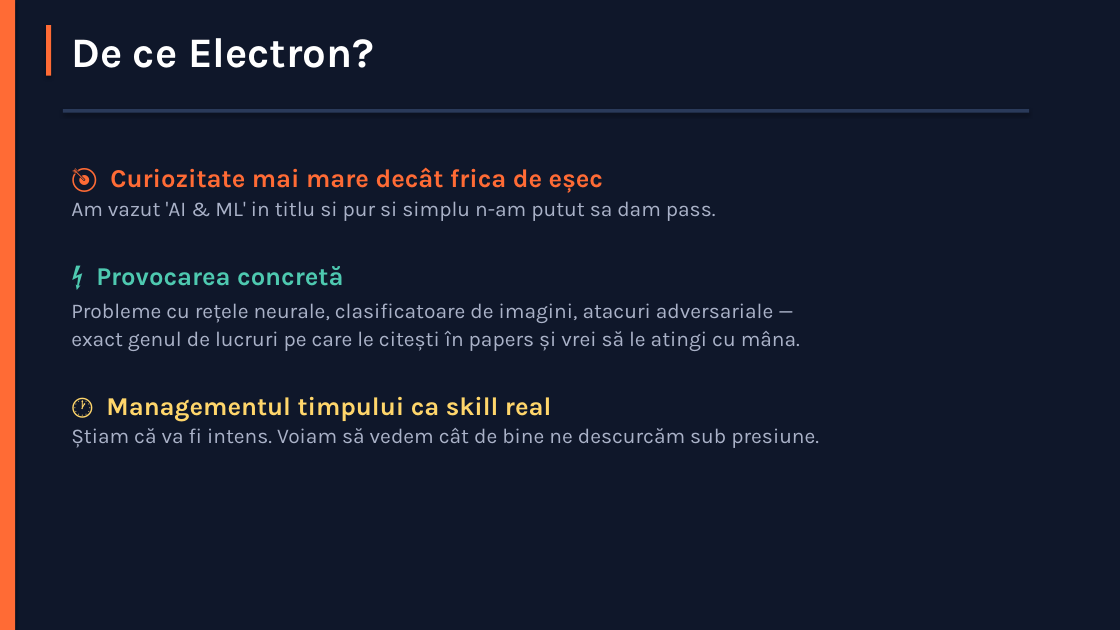
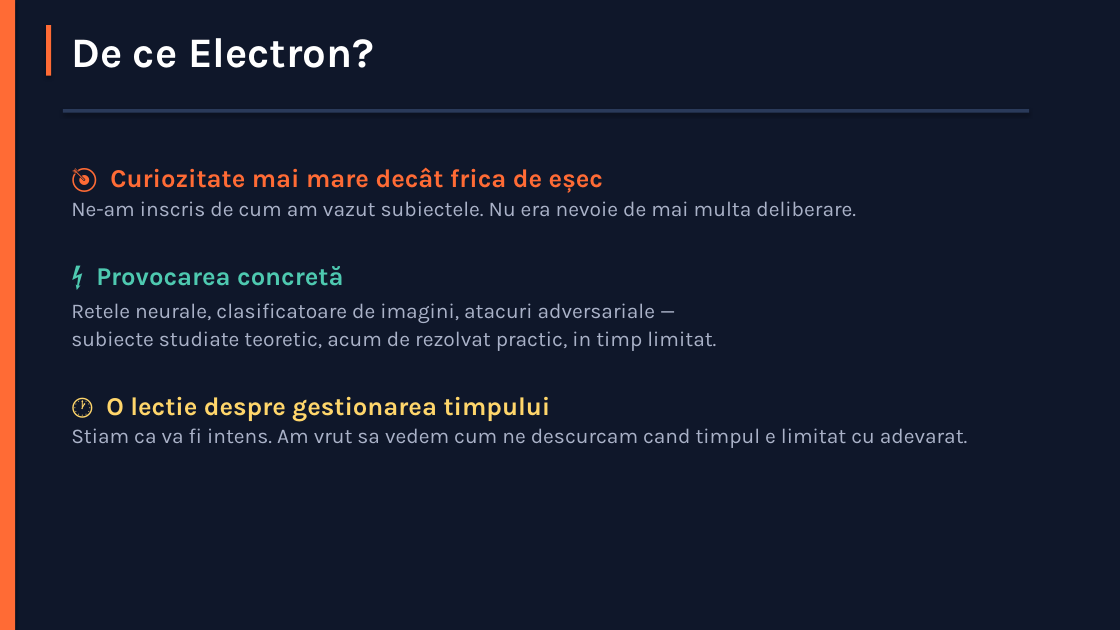
Before and after one commit to davon999/electron, a slide deck: slide 2 of Prezentare_Electron_2026.pptx. Drawn at 1120x630 pixels with LibreOffice and Linux fonts; fonts in the diff are those of the drawing. Boxes give left, top, right and bottom in pixels: in the first picture for what was removed or moved away, otherwise in the second. Text is boxed around its words. In the diff, an @@ line names an element or a change of style, - is before the commit and + after.

```diff
--- a/Prezentare_Electron_2026.pptx
+++ b/Prezentare_Electron_2026.pptx
@@ text at [71,201,856,216]: text changed @@
-Am vazut 'AI & ML' in titlu si pur si simplu n-am putut sa dam pass.
+Ne-am inscris de cum am vazut subiectele. Nu era nevoie de mai multa deliberare.
@@ text at [71,303,968,448]: text changed @@
-Probleme cu rețele neurale, clasificatoare de imagini, atacuri adversariale —
-exact genul de lucruri pe care le citești în papers și vrei să le atingi cu mâna.
-🕐 Managementul timpului ca skill real
-Știam că va fi intens. Voiam să vedem cât de bine ne descurcăm sub presiune.
+Retele neurale, clasificatoare de imagini, atacuri adversariale —
+subiecte studiate teoretic, acum de rezolvat practic, in timp limitat.
+🕐 O lectie despre gestionarea timpului
+Stiam ca va fi intens. Am vrut sa vedem cum ne descurcam cand timpul e limitat cu adevarat.
```
Also in this commit, not shown: 2 other slides changed, 1 other file.
